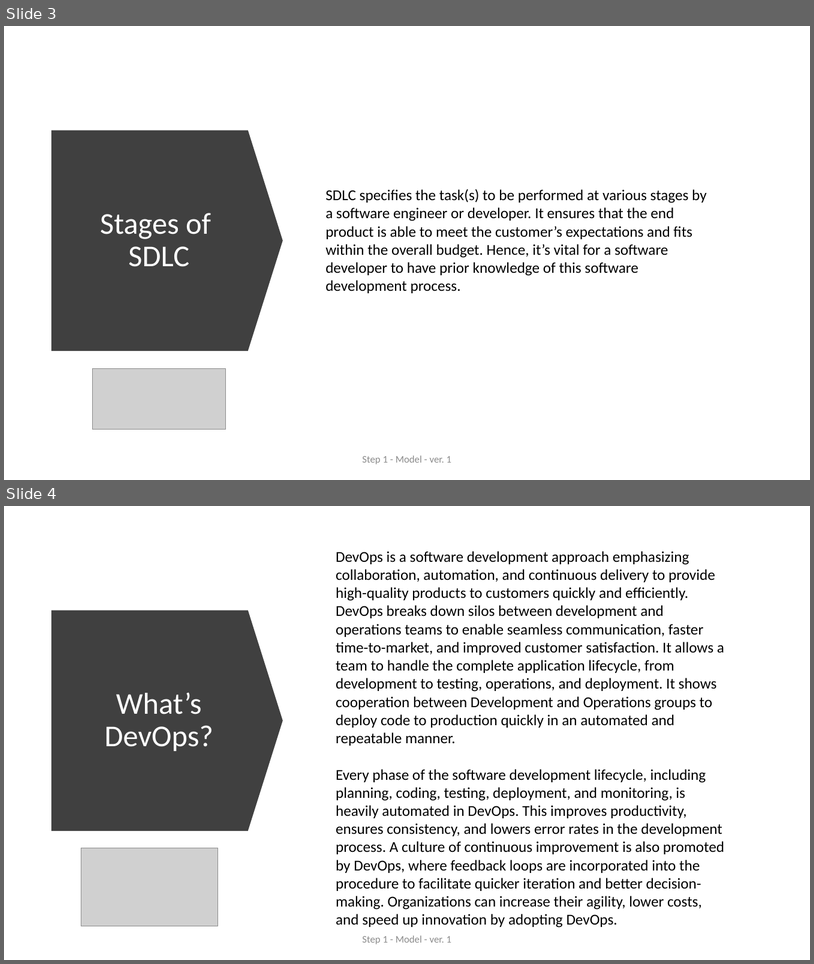
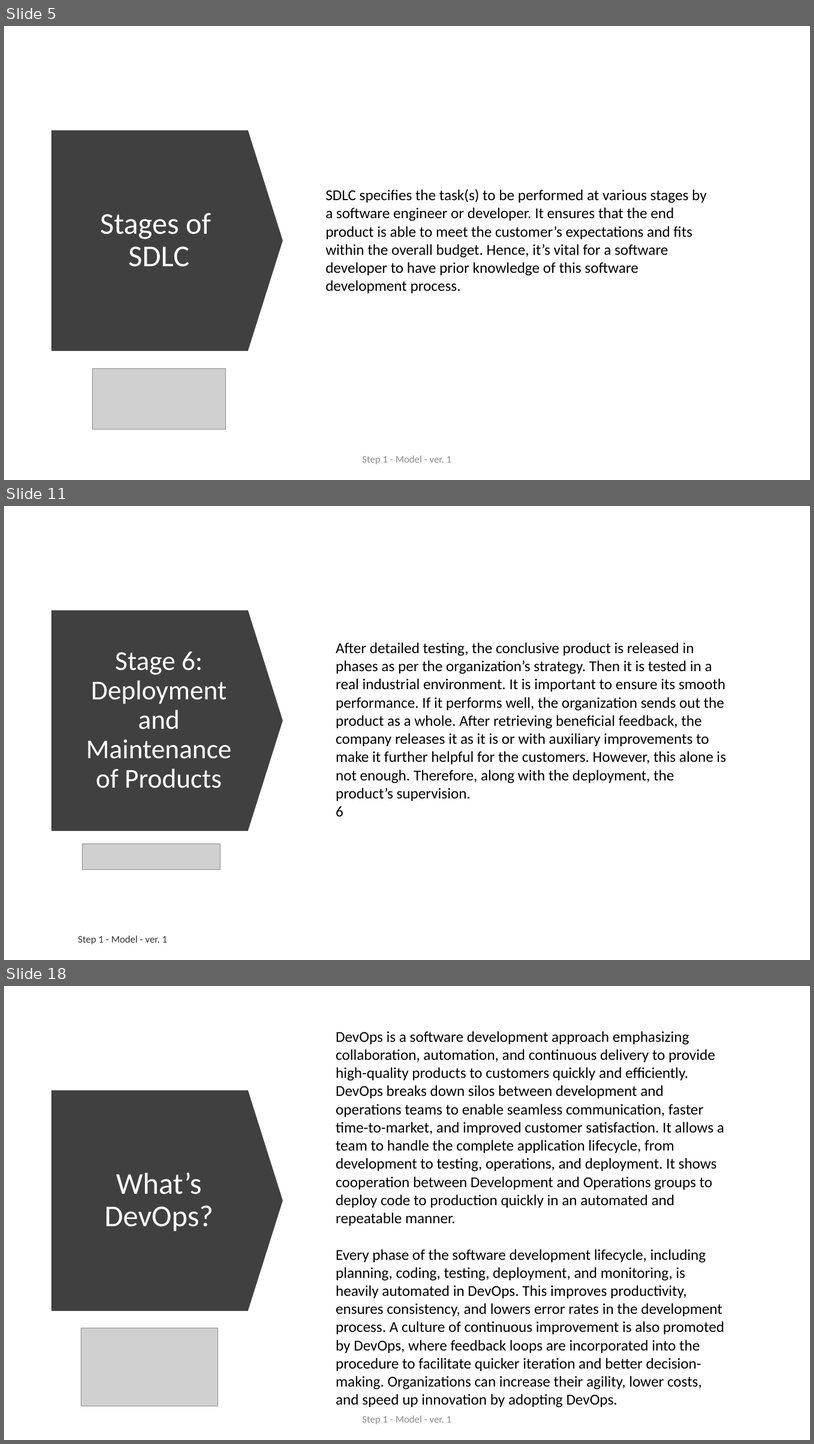
Before and after one commit to ext4dmin/DevOps-Mentorship, a slide deck: Step1-Model_speach.pptx. Shown one above the other, each under a label of ours: slides 3 and 4 before the commit, slides 5, 11 and 18 after it; the slides between them are not shown. The pictures are 814x964 and 814x1444 pixels, drawn with LibreOffice and Linux fonts; fonts in the diff are those of the drawing; grey boxes stand for pictures. Boxes give left, top, right and bottom in pixels: in the first picture for what was removed or moved away, otherwise in the second. Text is boxed around its words. In the diff, an @@ line names an element or a change of style, - is before the commit and + after.

Commit message:
Step 1. Model. <before editing>

```diff
--- a/Step1-Model_speach.pptx
+++ b/Step1-Model_speach.pptx
@@ slide 11 added at (4,506,810,960), background #FFFFFF @@
@@ down arrow added at (52,610,284,831), fill #404040 @@
@@ text added at (336,642,726,817), 18 pt, text #000000 @@
+After detailed testing, the conclusive product is released in phases as per the organization’s strategy. Then it is tested in a real industrial environment. It is important to ensure its smooth performance. If it performs well, the organization sends out the product as a whole. After retrieving beneficial feedback, the company releases it as it is or with auxiliary improvements to make it further helpful for the customers. However, this alone is not enough. Therefore, along with the deployment, the product’s supervision.
+6
@@ title added at (86,651,232,788), 32.4 pt, text #FFFFFF @@
+Stage 6: Deployment and Maintenance of Products
@@ picture added at (82,844,221,870) @@
@@ text added at (78,935,167,944), 12 pt, text #000000 at 80% opacity @@
+Step 1 - Model - ver. 1
@@ what was slide 3 is now slide 5 @@
@@ what was slide 4 is now slide 18 @@
```
Also in this commit, not shown: 2 slides changed, 33 other slides added, 1 other file.
